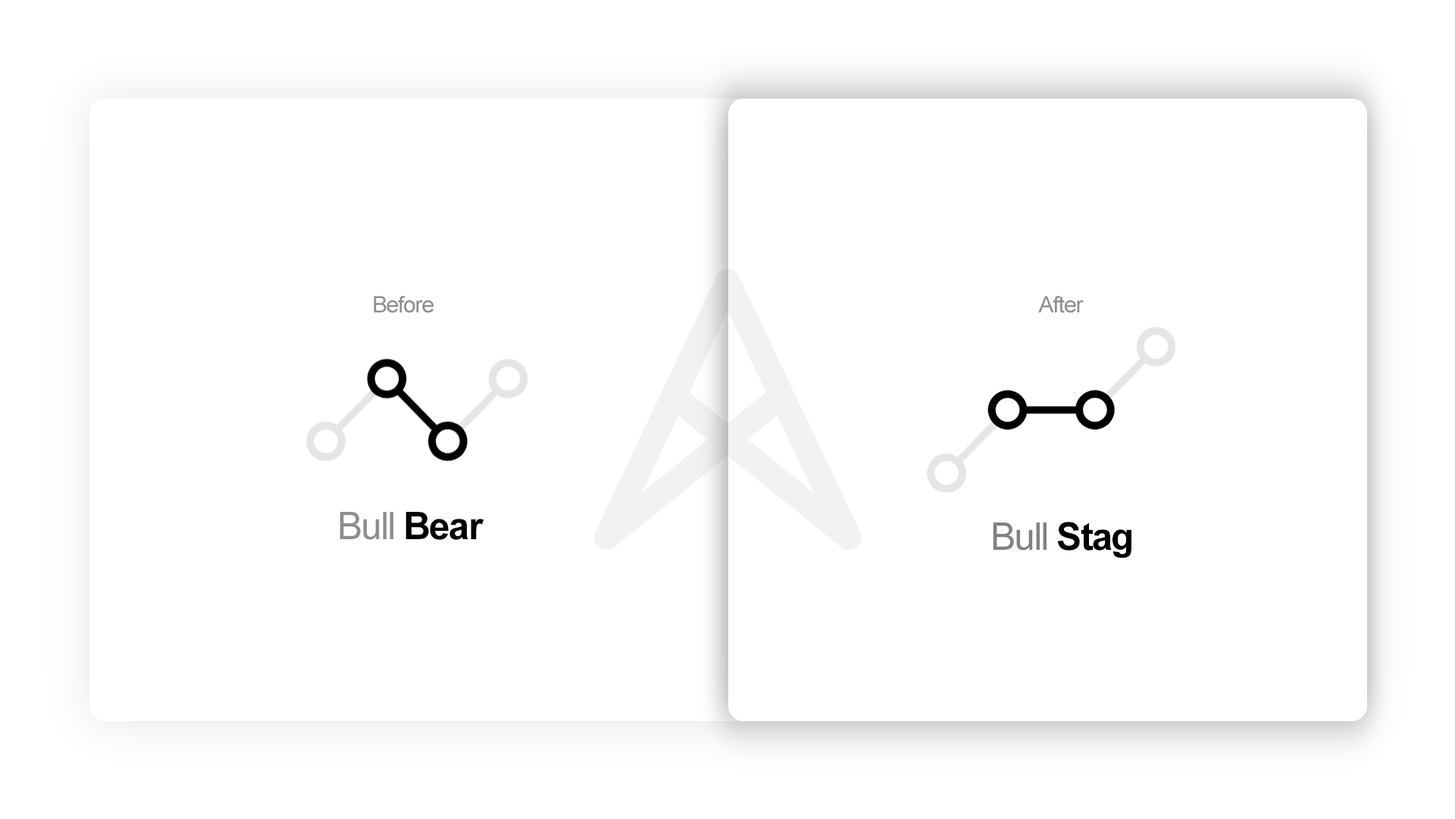
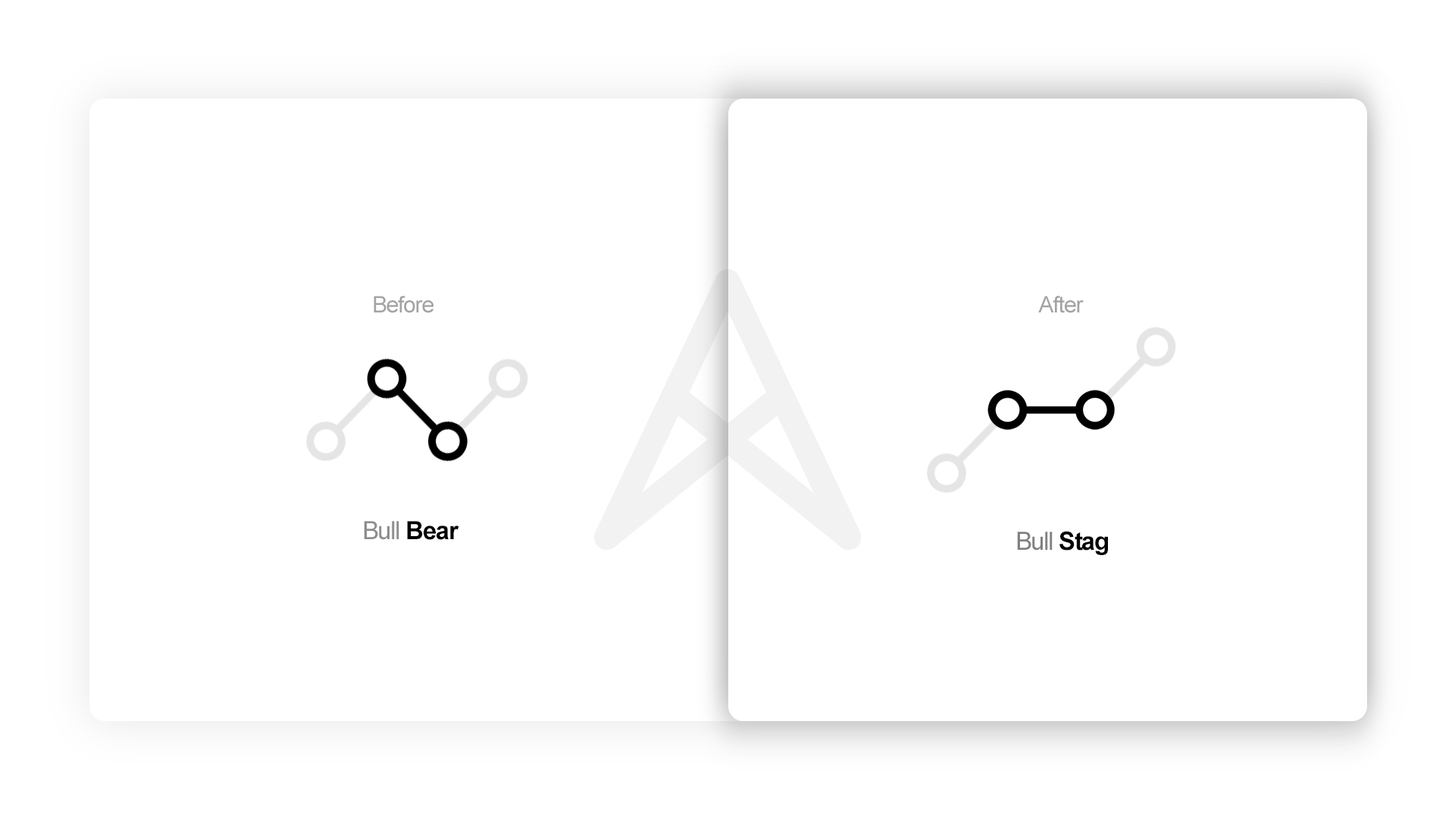
Layers edited between the first and the second 1455x819 image:
"After": opacity 60% → 50% over [1038, 295, 1084, 314]
"Before": opacity 60% → 50% over [373, 295, 434, 314]
painted on "Bull Bear" over [339, 511, 485, 540]
painted on "Bull Stag" over [992, 521, 1132, 558]
